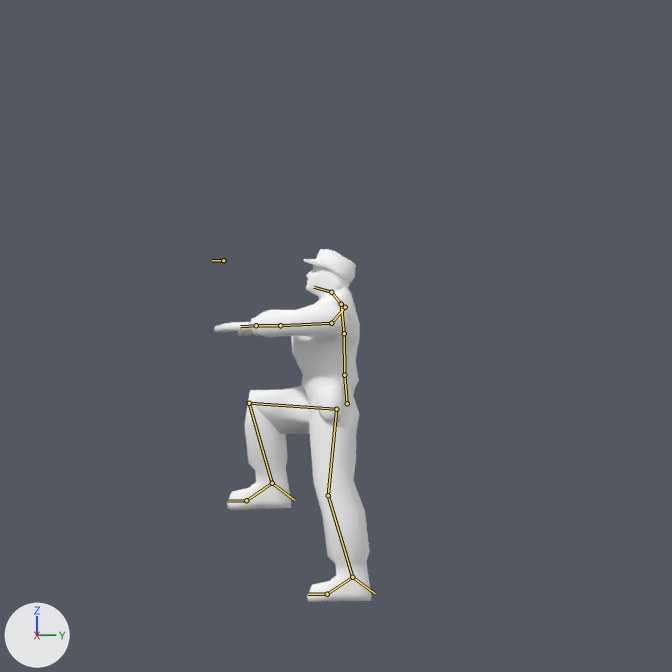
The Blender file trunk/data/blender/hero/heroken.blend: old version first, new version second.
The view is the same before and after, from the file's camera 'Camera'. Arrows for +X, +Y and +Z are at lower left; the lights stay in place. Both versions are drawn at the pose saved in each file; the numbers are the values there. The bones that bend it are drawn over the model as lines.
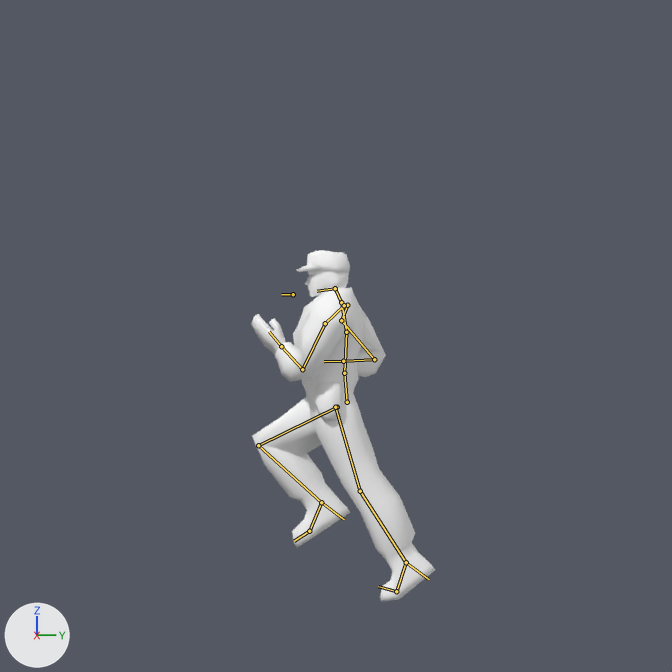
Where the change shows, as pixel boxes (x1, y1, x2, y2) in the pictures (672 x 672 px):
```json
{"object": "Cube.019", "change": "posed", "before": [214, 288, 371, 602], "after": [251, 287, 435, 602], "on screen": "17% wider"}
{"object": "Cube.001", "change": "posed", "before": [304, 249, 356, 299], "after": [297, 250, 350, 297]}
{"bone": "Hip", "before": "(347, 403) to (344, 375)", "after": "(347, 402) to (344, 373)"}
{"bone": "Rower Back", "before": "(344, 375) to (344, 333)", "after": "(344, 373) to (346, 332)"}
{"bone": "Upper Back", "before": "(344, 333) to (341, 304)", "after": "(346, 332) to (341, 302)"}
{"bone": "Neck", "before": "(341, 304) to (331, 292)", "after": "(341, 302) to (335, 288)"}
{"bone": "Upper Arm.R", "before": "(331, 323) to (280, 325)", "after": "(341, 320) to (374, 359)"}
{"bone": "Forearm.R", "before": "(280, 325) to (256, 325)", "after": "(374, 359) to (343, 361)"}
{"bone": "Upper Arm.L", "before": "(331, 323) to (280, 325)", "after": "(325, 323) to (302, 369)"}
{"bone": "Forearm.L", "before": "(280, 325) to (256, 325)", "after": "(302, 369) to (281, 346)"}
{"bone": "Foot.L", "before": "(352, 577) to (327, 594)", "after": "(406, 562) to (396, 591)"}
{"bone": "Toes.L", "before": "(327, 594) to (308, 594)", "after": "(396, 591) to (378, 586)"}
{"bone": "IK_Forearm.L", "before": "(256, 325) to (256, 327)", "after": "(281, 346) to (281, 348)"}
{"bone": "IK_Forearm.R", "before": "(256, 325) to (256, 327)", "after": "(343, 361) to (343, 363)"}
{"bone": "IK_Lower Leg.R", "before": "(272, 483) to (294, 500)", "after": "(321, 502) to (344, 519)"}
{"bone": "IK_Lower Leg.L", "before": "(352, 577) to (375, 593)", "after": "(406, 562) to (429, 579)"}
{"bone": "HeadIK", "before": "(223, 260) to (212, 260)", "after": "(293, 294) to (281, 294)"}
```

Edits to the scene script, one JSON object a line:
```json
{"block": "bone_hip", "where": "bone_hip = bpy.data.objects['Armature.Hero'].pose.bones['Hip']"}
{"op": "set", "path": "bone_hip.location", "old": "(0.0, 0.0, 0.0)", "new": "(0.056, 0.022, -0.002)"}
{"op": "set", "path": "bone_hip.rotation_quaternion", "old": "(1.0, 0.0, 0.0, 0.0)", "new": "(1.0, 0.0, -0.022, 0.002)", "note": "degrees (0, 0, 0) -> degrees (0, -2, 0)"}
{"block": "bone_rower_back", "where": "bone_rower_back = bpy.data.objects['Armature.Hero'].pose.bones['Rower Back']  # child of 'Hip'"}
{"op": "set", "path": "bone_rower_back.rotation_quaternion", "old": "(0.994, 0.113, 0.0, 0.0)", "new": "(0.995, 0.087, -0.031, -0.009)", "note": "degrees (13, 0, 0) -> degrees (10, -3, -1)"}
{"block": "bone_upper_back", "where": "bone_upper_back = bpy.data.objects['Armature.Hero'].pose.bones['Upper Back']  # child of 'Rower Back'"}
{"op": "set", "path": "bone_upper_back.rotation_quaternion", "old": "(0.999, -0.052, 0.0, 0.0)", "new": "(0.997, 0.0, -0.037, -0.006)", "note": "degrees (-6, 0, 0) -> degrees (0, -4, -1)"}
{"block": "bone_neck", "where": "bone_neck = bpy.data.objects['Armature.Hero'].pose.bones['Neck']  # child of 'Upper Back'"}
{"op": "set", "path": "bone_neck.rotation_quaternion", "old": "(1.0, 0.0, 0.0, 0.0)", "new": "(0.991, -0.135, 0.008, 0.016)", "note": "degrees (0, 0, 0) -> degrees (-16, 1, 2)"}
{"block": "bone_upper_arm_r", "where": "bone_upper_arm_r = bpy.data.objects['Armature.Hero'].pose.bones['Upper Arm.R']  # child of 'Shoulder.R'"}
{"op": "set", "path": "bone_upper_arm_r.rotation_quaternion", "old": "(1.0, 0.0, 0.0, 0.0)", "new": "(0.456, -0.251, -0.477, -0.708)", "note": "degrees (0, 0, 0) -> degrees (47, -52, -138)"}
{"block": "bone_forearm_r", "where": "bone_forearm_r = bpy.data.objects['Armature.Hero'].pose.bones['Forearm.R']  # child of 'Upper Arm.R'"}
{"op": "set", "path": "bone_forearm_r.rotation_quaternion", "old": "(1.0, 0.0, 0.0, 0.0)", "new": "(0.991, -0.113, -0.057, 0.04)", "note": "degrees (0, 0, 0) -> degrees (-13, -6, 5)"}
{"block": "bone_upper_arm_l", "where": "bone_upper_arm_l = bpy.data.objects['Armature.Hero'].pose.bones['Upper Arm.L']  # child of 'Shoulder.L'"}
{"op": "set", "path": "bone_upper_arm_l.rotation_quaternion", "old": "(1.0, 0.0, 0.0, 0.0)", "new": "(0.487, -0.234, 0.506, 0.672)", "note": "degrees (0, 0, 0) -> degrees (50, 54, 135)"}
{"block": "bone_forearm_l", "where": "bone_forearm_l = bpy.data.objects['Armature.Hero'].pose.bones['Forearm.L']  # child of 'Upper Arm.L'"}
{"op": "set", "path": "bone_forearm_l.rotation_quaternion", "old": "(1.0, 0.0, 0.0, 0.0)", "new": "(0.993, -0.106, -0.002, -0.054)", "note": "degrees (0, 0, 0) -> degrees (-12, -1, -6)"}
{"block": "bone_foot_l", "where": "bone_foot_l = bpy.data.objects['Armature.Hero'].pose.bones['Foot.L']  # child of 'Lower Leg.L'"}
{"op": "set", "path": "bone_foot_l.rotation_quaternion", "old": "(0.997, -0.048, 0.051, -0.033)", "new": "(0.988, 0.143, 0.045, -0.037)", "note": "degrees (-6, 6, -4) -> degrees (16, 6, -4)"}
{"block": "bone_toes_l", "where": "bone_toes_l = bpy.data.objects['Armature.Hero'].pose.bones['Toes.L']  # child of 'Foot.L'"}
{"op": "set", "path": "bone_toes_l.rotation_quaternion", "old": "(1.0, 0.0, 0.0, 0.0)", "new": "(0.887, 0.462, -0.006, -0.006)", "note": "degrees (0, 0, 0) -> degrees (55, 0, -1)"}
{"block": "bone_ik_forearm_l", "where": "bone_ik_forearm_l = bpy.data.objects['Armature.Hero'].pose.bones['IK_Forearm.L']"}
{"op": "set", "path": "bone_ik_forearm_l.location", "old": "(-1.199, -0.154, 1.096)", "new": "(-0.997, -0.4, 0.768)"}
{"block": "bone_ik_forearm_r", "where": "bone_ik_forearm_r = bpy.data.objects['Armature.Hero'].pose.bones['IK_Forearm.R']"}
{"op": "set", "path": "bone_ik_forearm_r.location", "old": "(1.199, -0.154, 1.097)", "new": "(0.993, -0.587, -0.031)"}
{"block": "bone_ik_lower_leg_r", "where": "bone_ik_lower_leg_r = bpy.data.objects['Armature.Hero'].pose.bones['IK_Lower Leg.R']"}
{"op": "set", "path": "bone_ik_lower_leg_r.location", "old": "(0.2, -1.458, 0.435)", "new": "(0.265, -0.794, 0.614)"}
{"block": "bone_ik_lower_leg_l", "where": "bone_ik_lower_leg_l = bpy.data.objects['Armature.Hero'].pose.bones['IK_Lower Leg.L']"}
{"op": "set", "path": "bone_ik_lower_leg_l.location", "old": "(-0.2, 0.098, 0.084)", "new": "(-0.2, 0.544, 0.648)"}
{"block": "bone_headik", "where": "bone_headik = bpy.data.objects['Armature.Hero'].pose.bones['HeadIK']"}
{"op": "set", "path": "bone_headik.location", "old": "(0.0, 1.303, 0.401)", "new": "(-0.037, 0.407, -0.036)"}
```
